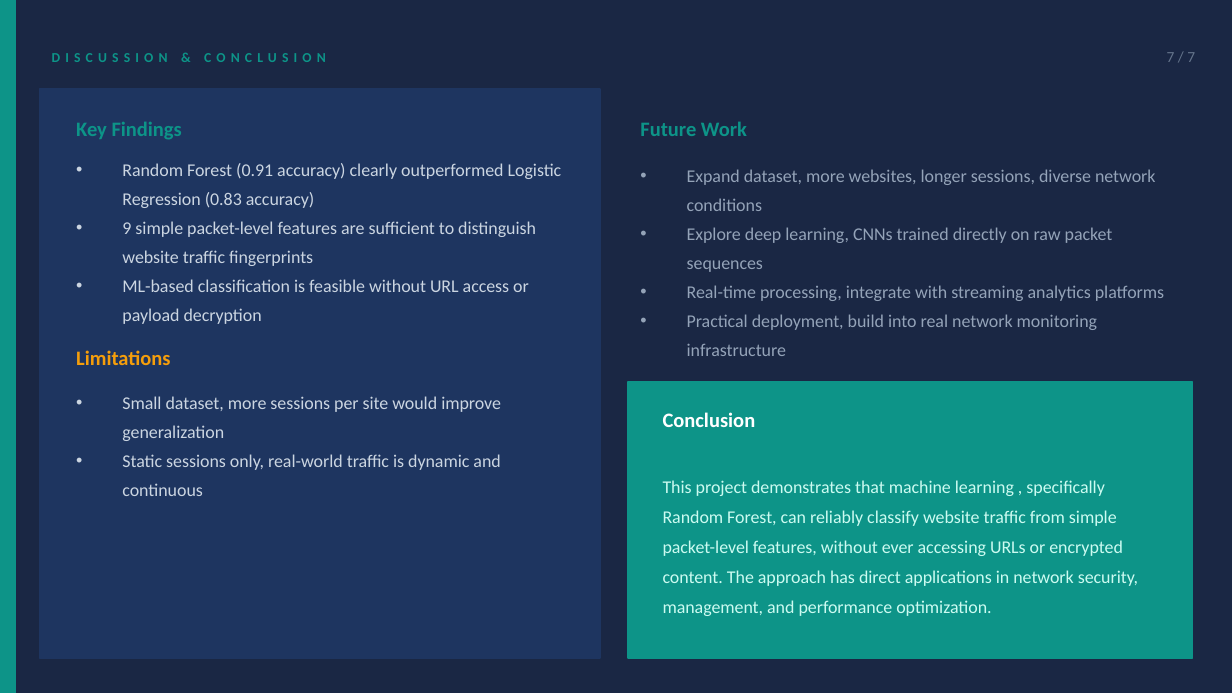
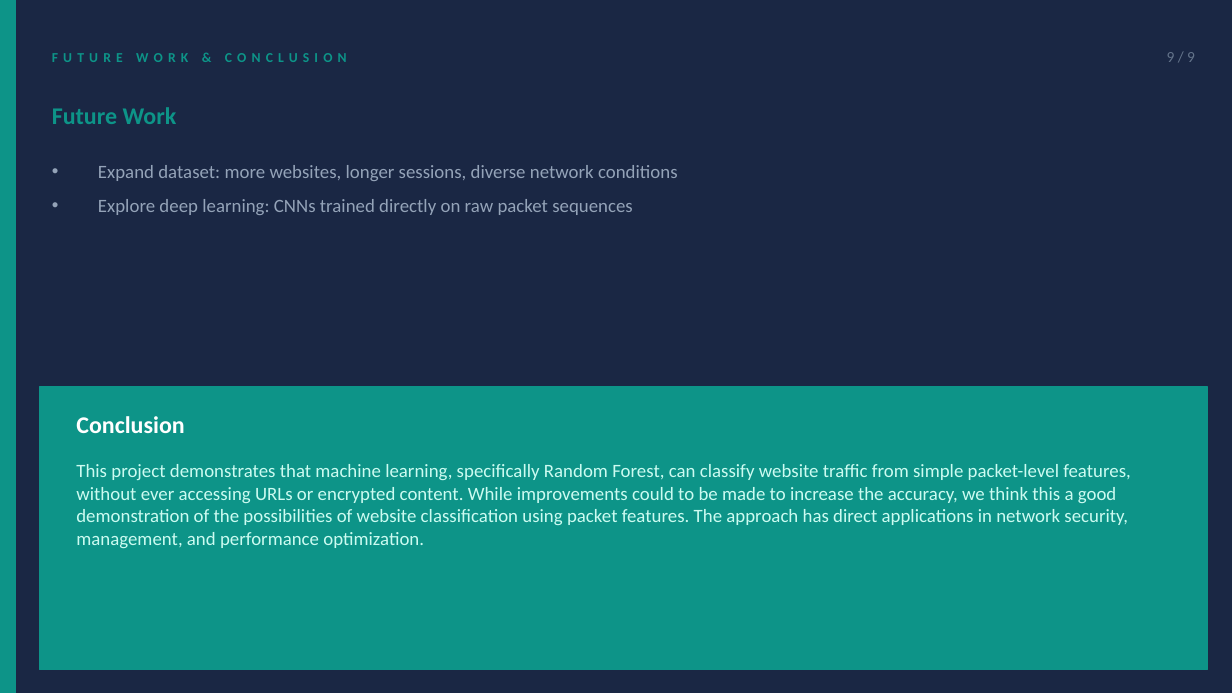
Before and after one commit to SaSc-5104/network-traffic-classification, a slide deck: slide 9 of slides/C400_Presentation.pptx (slide 7 before the commit). Drawn at 1232x693 pixels with LibreOffice and Linux fonts; fonts in the diff are those of the drawing. Boxes give left, top, right and bottom in pixels: in the first picture for what was removed or moved away, otherwise in the second. Text is boxed around its words. In the diff, an @@ line names an element or a change of style, - is before the commit and + after.

Commit message:
Added final powerpoint.

```diff
--- a/slides/C400_Presentation.pptx
+++ b/slides/C400_Presentation.pptx
@@ text at bbox=[52, 53, 347, 62]: text changed @@
-DISCUSSION & CONCLUSION
+FUTURE WORK & CONCLUSION
@@ text removed at bbox=[1167, 52, 1195, 62] @@
-7 / 7
@@ text added at bbox=[1167, 52, 1195, 62], 9 pt, text #64748B @@
+9 / 9
@@ rectangle removed at bbox=[39, 89, 600, 658] @@
@@ text "Future Work" at bbox=[52, 107, 177, 124]: size 12 to 14 pt @@
@@ text "Future Work": place and size @@
-text "Future Work" at bbox=[640, 121, 747, 136]
+text "Future Work" at bbox=[52, 107, 177, 124]
@@ text "Expand dataset: more websites, longer ..." at bbox=[98, 165, 678, 215]: vertical alignment middle to top @@
@@ text removed at bbox=[76, 122, 182, 140] @@
-Key Findings
@@ text at bbox=[98, 165, 678, 215]: text changed; size 10.5 to 11 pt @@
-• Expand dataset, more websites, longer sessions, diverse network conditions
-• Explore deep learning, CNNs trained directly on raw packet sequences
-• Real-time processing, integrate with streaming analytics platforms
-• Practical deployment, build into real network monitoring infrastructure
+• Expand dataset: more websites, longer sessions, diverse network conditions
+• Explore deep learning: CNNs trained directly on raw packet sequences
@@ text removed at bbox=[122, 163, 562, 292] @@
-• Random Forest (0.91 accuracy) clearly outperformed Logistic Regression (0.83 accuracy)
-• 9 simple packet-level features are sufficient to distinguish website traffic fingerprints
-• ML-based classification is feasible without URL access or payload decryption
@@ text removed at bbox=[76, 350, 170, 365] @@
-Limitations
@@ rectangle: place and size @@
-rectangle at bbox=[628, 382, 1193, 658]
+rectangle at bbox=[39, 387, 1207, 670]
@@ text "Conclusion": place and size @@
-text "Conclusion" at bbox=[663, 412, 756, 427]
+text "Conclusion" at bbox=[76, 416, 184, 433]
@@ text "Conclusion" at bbox=[76, 416, 184, 433]: size 12 to 14 pt @@
@@ text removed at bbox=[122, 396, 501, 496] @@
-• Small dataset, more sessions per site would improve generalization
-• Static sessions only, real-world traffic is dynamic and continuous
@@ text "This project demonstrates that machine ..." at bbox=[76, 464, 1131, 548]: vertical alignment middle to top @@
@@ text at bbox=[76, 464, 1131, 548]: text changed; size 10.5 to 11 pt @@
-This project demonstrates that machine learning , specifically Random Forest, can reliably classify website traffic from simple packet-level features, without ever accessing URLs or encrypted content. The approach has direct applications in network security, management, and performance optimization.
+This project demonstrates that machine learning, specifically Random Forest, can classify website traffic from simple packet-level features, without ever accessing URLs or encrypted content. While improvements could to be made to increase the accuracy, we think this a good demonstration of the possibilities of website classification using packet features. The approach has direct applications in network security, management, and performance optimization.
```
Also in this commit, not shown: 6 other slides changed, 2 slides added, 7 other files.
